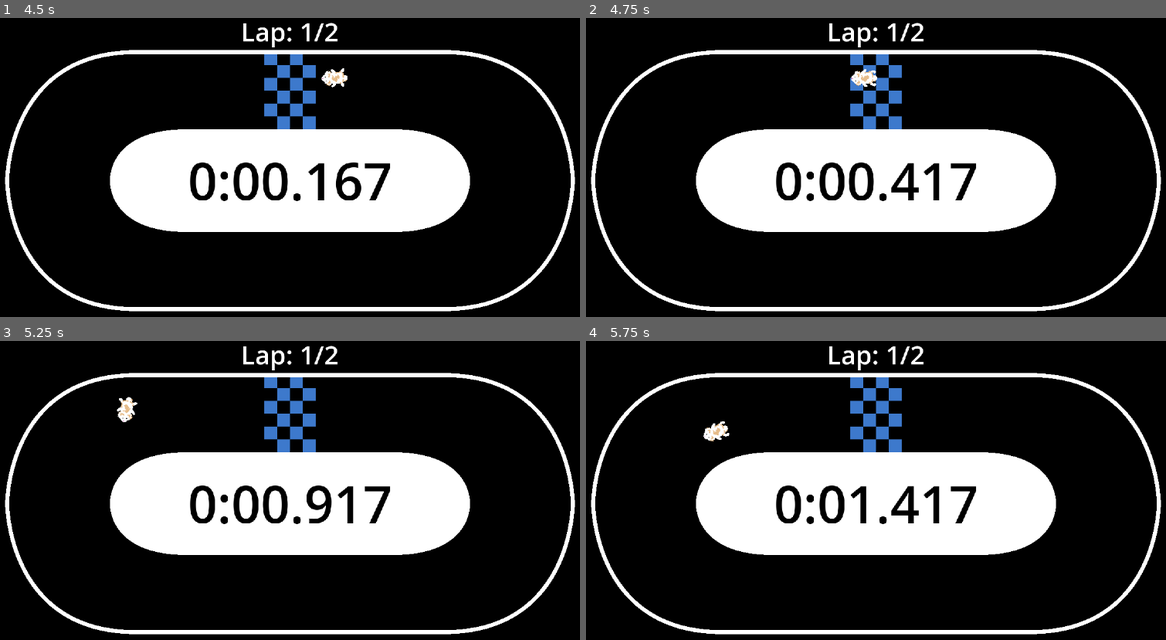
Above: before the commit, frames 1-4 (two rows, left to right).
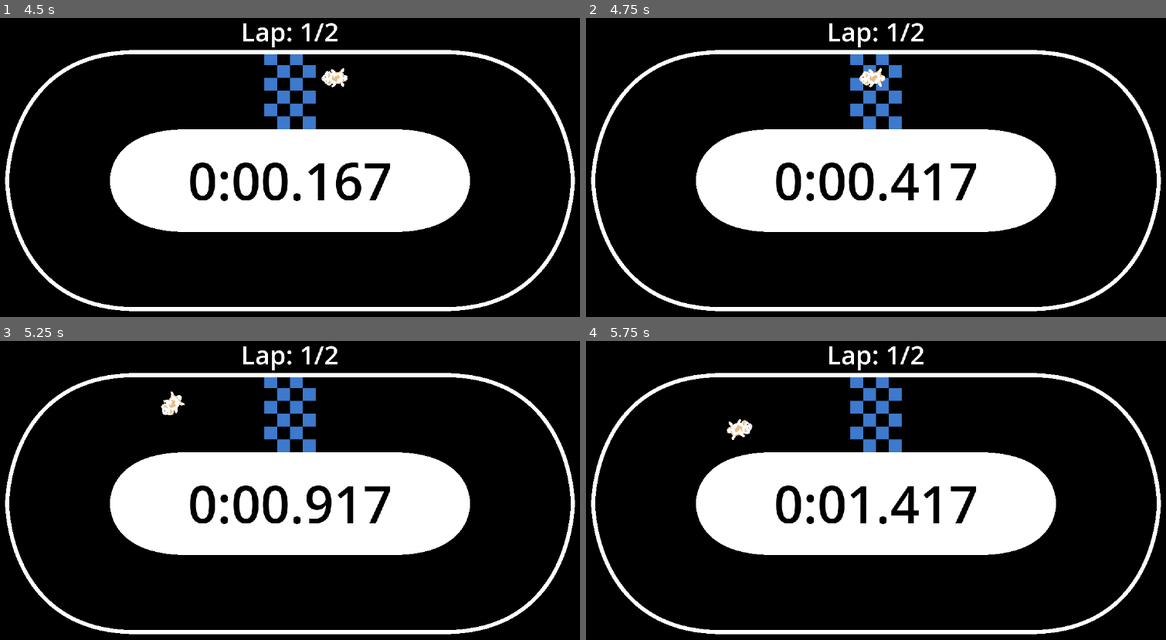
Above: after the commit, the same moments.

Repository: ChrisCee2/20gc4indy500
Game: Godot game, scene res://main_menu.tscn
The game is run twice, just before and just after one commit, with the same random seed, the same clock (stepped at 60 frames per second) and the same inputs. Sound files missing from this copy of the repository are replaced by a short silence.
Inputs (mouse positions are in pixels of both pictures, inside the frame that each line leads up to):
- Up to frame 1 (4.5 s): click "Time Trial" at 0.5 s; click "Circle Track" at 1.25 s; tap Enter at 2, 4.25 s; move the mouse to (423, 164) at 2.02 s; hold D (right) 2.03-2.78 s; tap Space (return_to_menu) at 2.75 s; move the mouse to (168, 197) at 2.77 s; hold S (down) 2.78-3.53 s; move the mouse to (353, 104) at 3.52 s; hold D (right) 3.53-4.28 s; move the mouse to (261, 251) at 4.27 s; hold W (up) from 4.28 s (still down)
- Up to frame 2 (4.75 s): keep holding W (up)
- Up to frame 3 (5.25 s): move the mouse to (475, 556) at 5.02 s; release W (up) at 5.03 s; hold A (left) from 5.03 s (still down)
- Up to frame 4 (5.75 s): keep holding A (left)

Frame 1 is identical in both runs. In frame 2, 0.2% of the frame differs, in the area x 45-52%, y 16-24%; in frame 3, 0.4%; in frame 4, 0.4%, in the area x 20-29%, y 26-34%.

Commit message:
GC4-7: Slowed down player

Diff:
--- a/controllers/move_controller.gd
+++ b/controllers/move_controller.gd
@@ -1,8 +1,8 @@
 class_name MoveController extends Node
 
 @export var rigid_body: RigidBody2D
-@export var max_acceleration: float = 0.8
-@export var torque: float = 5.0
+@export var max_acceleration: float = 0.6
+@export var torque: float = 3.0
 @export_range(0, 1) var acceleration_speed: float = 0.05 # How fast it accelerates, using lerp weirdly
 @export_range(0, 1) var deceleration_speed: float = 0.02
 
